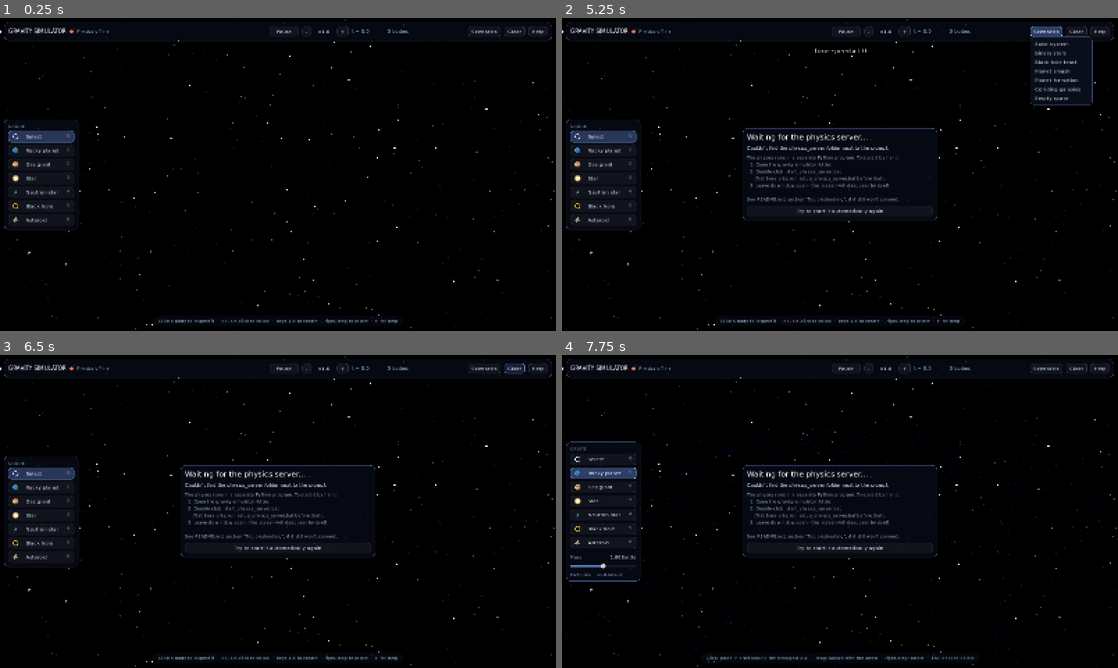
Above: before the commit, frames 1-4 (two rows, left to right).
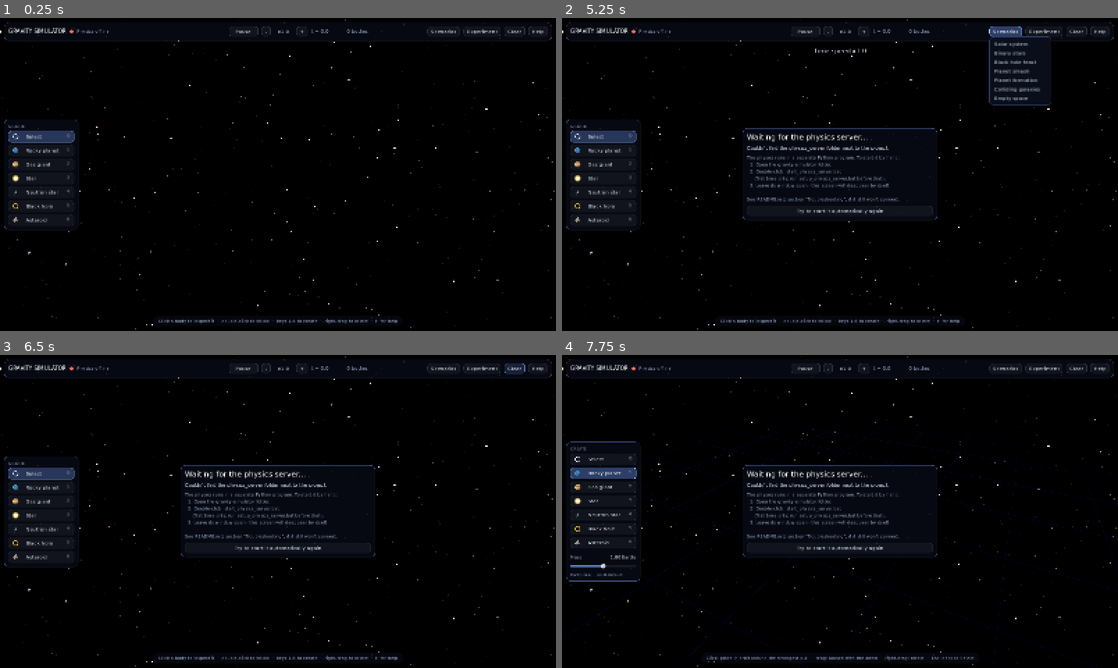
Above: after the commit, the same moments.

Repository: peustr/gravity-simulator
Game: Godot game, scene res://main.tscn
The game is run twice, just before and just after one commit, with the same random seed, the same clock (stepped at 60 frames per second) and the same inputs.
Inputs (mouse positions are in pixels of both pictures, inside the frame that each line leads up to):
- Up to frame 1 (0.25 s): no input
- Up to frame 2 (5.25 s): click (1045, 30) at 0.5 s, where only the run after the commit has a clickable "Experiment"; click "-" at 1.25 s; click "Try to start it automatically…" at 2 s; click "Try to start it automatically…" at 2.75 s; click "Try to start it automatically…" at 3.5 s; click "+" at 4.25 s; click "Scenarios" at 5 s
- Up to frame 3 (6.5 s): click "Clear" at 5.75 s
- Up to frame 4 (7.75 s): click "Select" at 6.5 s; click "Rocky planet" at 7.25 s

The runs differ from the first frame. In frame 1, 0.3% of the frame differs, in the area x 41-90%, y 2-6%; in frame 2, 3.9%, in the area x 41-96%, y 2-28%; in frame 3, 0.3%; in frame 4, 0.3%.

Commit message:
Add saved experiments and enforce full physics test coverage

Diff:
--- a/godot/scripts/hud.gd
+++ b/godot/scripts/hud.gd
@@ -6,6 +6,7 @@
 signal pause_toggled
 signal speed_step(direction: int)
 signal preset_chosen(preset: String)
+signal scene_action(action: String)
 signal clear_requested
 signal follow_requested
 signal delete_requested
@@ -273,6 +274,15 @@
 		pm.set_item_tooltip(i, PRESETS[i][2])
 	pm.id_pressed.connect(func(i: int): preset_chosen.emit(PRESETS[i][0]))
 	h.add_child(scen)
+	var files := MenuButton.new()
+	files.text = "Experiment"
+	files.focus_mode = Control.FOCUS_NONE
+	files.flat = false
+	var file_menu := files.get_popup()
+	for label in ["Save scene...", "Load scene...", "Set restart point", "Restart experiment..."]:
+		file_menu.add_item(label)
+	file_menu.id_pressed.connect(func(i: int): scene_action.emit(["save_scene", "load_scene", "checkpoint", "restart"][i]))
+	h.add_child(files)
 	var clear := _button("Clear", "Remove everything")
 	clear.pressed.connect(func(): clear_requested.emit())
 	h.add_child(clear)
--- a/godot/scripts/main.gd
+++ b/godot/scripts/main.gd
@@ -5,6 +5,7 @@
 ## server (REBOUND), draws it smoothly at your screen's frame rate, and turns
 ## mouse/keyboard input into commands for the server.
 
+const SceneFiles = preload("res://scripts/scene_files.gd")
 const Palette = preload("res://scripts/palette.gd")
 const BodyView = preload("res://scripts/body_view.gd")
 const NetClient = preload("res://scripts/net_client.gd")
@@ -26,6 +27,7 @@
 const G := 1.0
 
 var net
+var scene_files
 var rig
 var hud
 var trails
@@ -106,6 +108,10 @@
 	net.prediction_received.connect(_on_prediction)
 	net.message_received.connect(_on_message)
 	net.connection_changed.connect(_on_connection)
+	scene_files = SceneFiles.new()
+	scene_files.main = self
+	add_child(scene_files)
+	hud.scene_action.connect(scene_files.choose)
 	hud.tool_selected.connect(_set_tool)
 	hud.mass_changed.connect(func(_t, _m): pred_key = "")
 	hud.pause_toggled.connect(_toggle_pause)
@@ -782,6 +788,40 @@
 	hud.select_tool(-1)
 
 
+func restore_scene_view(cam: Dictionary) -> void:
+	# IDs can be reused after a restore: discard all views and transient effects.
+	for view in views.values():
+		view.queue_free()
+	views.clear()
+	trails.clear_all()
+	remove_child(effects)
+	effects.queue_free()
+	effects = Effects.new()
+	effects.rig = rig
+	add_child(effects)
+	_select(-1)
+	follow_id = -1
+	drag_active = false
+	pred_req += 1
+	pred_applied = pred_req
+	pred_key = ""
+	pred_rel.clear()
+	placement.hide_all()
+	sim_version = -1
+	_first_state = true
+	var f: Array = cam.focus
+	rig.frame(Vector3(f[0], f[1], f[2]), cam.distance, cam.pitch)
+	rig.focus = rig.target_focus
+	rig.distance = rig.target_distance
+	rig.pitch = rig.target_pitch
+	rig.yaw = float(cam.yaw)
+	rig.target_yaw = rig.yaw
+	rig._shake = 0.0
+	rig._apply()
+	hud.show_welcome(false)
+	hud.select_tool(-1)
+
+
 func _reset_view() -> void:
 	# Frame the heaviest bodies.
 	var total := 0.0
--- /dev/null
+++ b/godot/scripts/scene_files.gd
@@ -0,0 +1,100 @@
+extends Node
+## Scene dialogs and acknowledged, retry-safe requests to the local physics server.
+
+var main
+var dialog: FileDialog
+var confirm: ConfirmationDialog
+var pending := {}
+var _confirmed := {}
+var _elapsed := 0.0
+var _retry := 0.0
+
+
+func _ready() -> void:
+	dialog = FileDialog.new()
+	dialog.access = FileDialog.ACCESS_FILESYSTEM
+	dialog.filters = PackedStringArray(["*.gravity.json ; Gravity Simulator scene"])
+	dialog.size = Vector2i(760, 480)
+	var directory := OS.get_user_data_dir().path_join("scenes")
+	DirAccess.make_dir_recursive_absolute(directory)
+	dialog.current_dir = directory
+	add_child(dialog)
+	dialog.file_selected.connect(_file_selected)
+	confirm = ConfirmationDialog.new()
+	add_child(confirm)
+	confirm.confirmed.connect(func(): request(_confirmed))
+	main.net.message_received.connect(_on_message)
+
+
+func choose(action: String) -> void:
+	if not pending.is_empty():
+		main.hud.toast("Waiting for the current scene operation...")
+		return
+	if not main.net.connected:
+		main.hud.toast("Connect to the physics server first.")
+		return
+	match action:
+		"save_scene", "load_scene":
+			dialog.file_mode = FileDialog.FILE_MODE_SAVE_FILE if action == "save_scene" else FileDialog.FILE_MODE_OPEN_FILE
+			dialog.title = "Save scene" if action == "save_scene" else "Load scene"
+			dialog.current_file = "experiment.gravity.json" if action == "save_scene" else ""
+			dialog.popup_centered()
+		"restart":
+			_confirmed = {"cmd": "restart"}
+			confirm.dialog_text = "Return to the last saved, loaded, or set restart point?\nChanges since that point will be discarded."
+			confirm.popup_centered()
+		"checkpoint":
+			request({"cmd": action})
+
+
+func _file_selected(path: String) -> void:
+	if dialog.file_mode == FileDialog.FILE_MODE_SAVE_FILE:
+		request({"cmd": "save_scene", "path": path})
+	else:
+		_confirmed = {"cmd": "load_scene", "path": path}
+		confirm.dialog_text = "Replace the current scene with this file?\nUnsaved changes will be discarded."
+		confirm.popup_centered()
+
+
+func request(command: Dictionary) -> void:
+	if not pending.is_empty():
+		return
+	pending = command.duplicate(true)
+	pending["request"] = "%s-%s" % [Time.get_ticks_usec(), randi()]
+	if pending.cmd in ["save_scene", "checkpoint"]:
+		var f: Vector3 = main.rig.focus
+		pending["camera"] = {"focus": [f.x, f.y, f.z], "distance": main.rig.distance,
+			"pitch": main.rig.pitch, "yaw": main.rig.yaw}
+	_elapsed = 0.0
+	_retry = 0.0
+	main.net.send(pending)
+	main.hud.toast("Working...")
+
+
+func _process(delta: float) -> void:
+	if pending.is_empty():
+		return
+	_elapsed += delta
+	_retry += delta
+	if _elapsed >= 10.0:
+		pending.clear()
+		main.hud.toast("No confirmation received. Check the connection and scene file before retrying.")
+	elif _retry >= 1.0:
+		_retry = 0.0
+		main.net.send(pending)
+
+
+func _on_message(message: Dictionary) -> void:
+	if message.get("type") != "scene_result" or pending.is_empty() or message.get("request") != pending.get("request"):
+		return
+	var action: String = pending.cmd
+	pending.clear()
+	if not message.get("ok", false):
+		main.hud.toast(str(message.get("error", "Scene operation failed.")))
+		return
+	if action in ["load_scene", "restart"]:
+		main.restore_scene_view(message.camera)
+	var labels := {"save_scene": "Scene saved. Restart point updated.",
+		"load_scene": "Scene loaded. Restart point updated.",
+		"checkpoint": "Restart point set for this session.", "restart": "Experiment restarted."}
+	main.hud.toast(labels[action])
--- /dev/null
+++ b/godot/tests/experiments.gd
@@ -0,0 +1,97 @@
+extends SceneTree
+## Exercise the real scene UI controller, UDP transport, and Python filesystem path.
+
+const Main = preload("res://scripts/main.gd")
+var main
+var result := {}
+var path: String
+
+
+func _initialize() -> void:
+	_run.call_deferred()
+
+
+func _fail(message: String) -> void:
+	push_error(message)
+	_finish(1)
+
+
+func _finish(code: int) -> void:
+	main.net.shutdown()
+	if FileAccess.file_exists(path):
+		DirAccess.remove_absolute(path)
+	quit(code)
+
+
+func _until(predicate: Callable) -> bool:
+	for i in range(150):
+		if predicate.call():
+			return true
+		await create_timer(0.05).timeout
+	return false
+
+
+func _request(command: Dictionary) -> bool:
+	result = {}
+	main.scene_files.request(command)
+	if not await _until(func(): return not result.is_empty()):
+		return false
+	return result.get("ok", false)
+
+
+func _run() -> void:
+	main = Main.new()
+	root.add_child(main)
+	path = OS.get_user_data_dir().path_join("scene-test-%s.gravity.json" % Time.get_ticks_usec())
+	main.net.message_received.connect(func(msg: Dictionary):
+		if msg.get("type") == "scene_result": result = msg)
+	if not await _until(func(): return main.net.connected):
+		_fail("Scene test: physics connection timed out")
+		return
+	main.net.send({"cmd": "preset", "name": "binary"})
+	main.net.send({"cmd": "pause", "value": true})
+	if not await _until(func(): return main.views.size() == 6 and main.paused):
+		_fail("Scene test: initial scene did not arrive")
+		return
+	main.rig.frame(Vector3(1, 2, 3), 240, 0.8)
+	main.rig.target_yaw = -1.2
+	await create_timer(1).timeout
+	var camera_focus: Vector3 = main.rig.focus
+	if not await _request({"cmd": "save_scene", "path": path}):
+		_fail("Scene test: save failed")
+		return
+	if not FileAccess.file_exists(path):
+		_fail("Scene test: save file missing")
+		return
+	main.net.send({"cmd": "remove", "id": main.views.keys()[0]})
+	if not await _until(func(): return main.views.size() == 5):
+		_fail("Scene test: body removal failed")
+		return
+	if not await _request({"cmd": "restart"}):
+		_fail("Scene test: restart failed")
+		return
+	if not await _until(func(): return main.views.size() == 6):
+		_fail("Scene test: restart did not restore bodies")
+		return
+	main.net.send({"cmd": "clear"})
+	if not await _until(func(): return main.views.is_empty()):
+		_fail("Scene test: clear failed")
+		return
+	main.rig.frame(Vector3.ZERO, 1000, 0.2)
+	if not await _request({"cmd": "load_scene", "path": path}):
+		_fail("Scene test: load failed")
+		return
+	if not await _until(func(): return main.views.size() == 6 and main.paused):
+		_fail("Scene test: load did not restore bodies and pause state")
+		return
+	if not main.rig.target_focus.is_equal_approx(camera_focus):
+		_fail("Scene test: camera was not restored")
+		return
+	var file := FileAccess.open(path, FileAccess.WRITE)
+	file.store_string("{broken")
+	file.close()
+	if await _request({"cmd": "load_scene", "path": path}) or main.views.size() != 6:
+		_fail("Scene test: invalid load changed the scene or succeeded")
+		return
+	print("Godot experiment save/load/restart check PASSED")
+	_finish(0)
Not shown, changed: README.md
Not shown, changed: docs/runtime-reference.md
Not shown, changed: physics_server/commands.py
Not shown, added: physics_server/experiments.py
Not shown, changed: physics_server/server.py
Not shown, changed: physics_server/world.py
Not shown, changed: pyproject.toml
Not shown, added: tests/test_experiments.py
Not shown, added: tests/test_prediction.py
Not shown, added: tests/test_server_failures.py
Not shown, added: tests/test_world_boundaries.py
Not shown, changed: tools/dev.py
